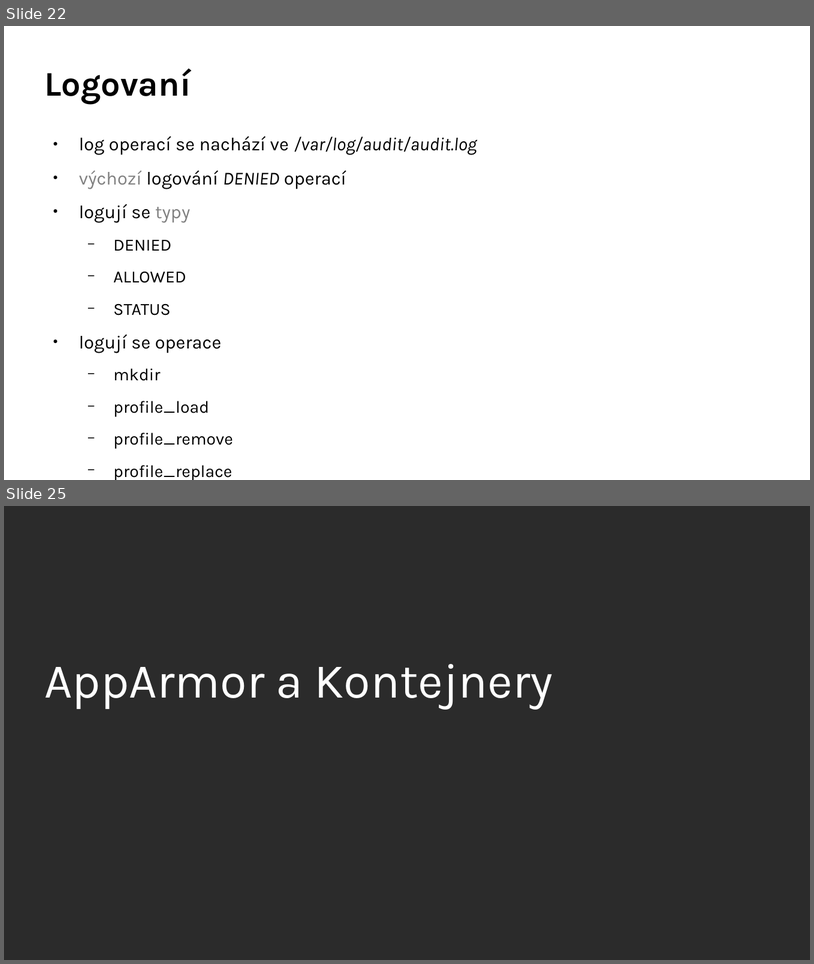
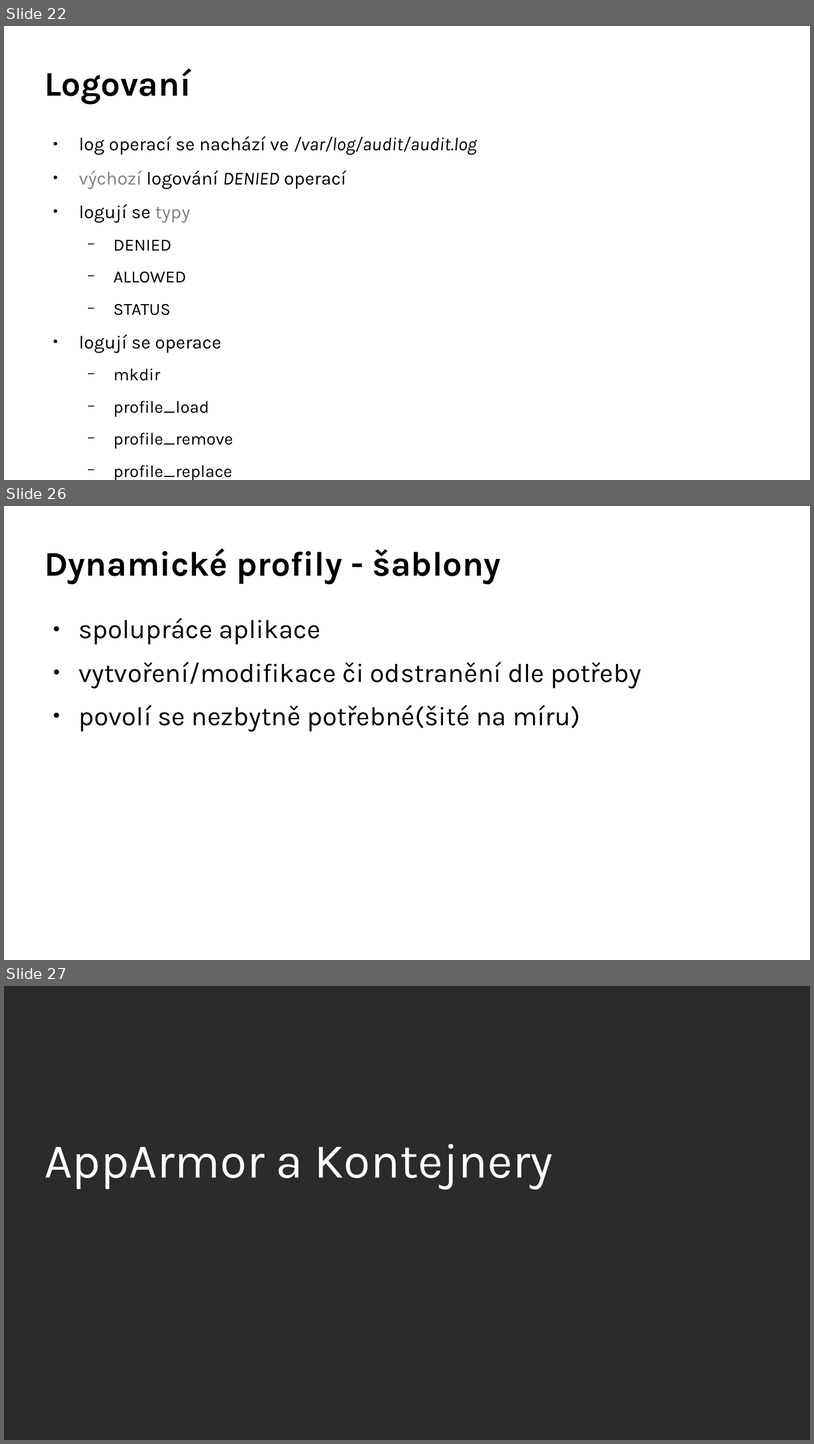
Before and after one commit to djz88/docs, a slide deck: apparmor/apparmor_openalt2017_extended.odp. Shown one above the other, each under a label of ours: slides 22 and 25 before the commit, slides 22, 26 and 27 after it; the slides between them are not shown. The pictures are 814x964 and 814x1444 pixels, drawn with LibreOffice and Linux fonts; fonts in the diff are those of the drawing; background and template pictures are left out; a plain dark background stands for a picture behind light text. Boxes give left, top, right and bottom in pixels: in the first picture for what was removed or moved away, otherwise in the second. Text is boxed around its words. In the diff, an @@ line names an element or a change of style, - is before the commit and + after.

```diff
--- a/apparmor/apparmor_openalt2017_extended.odp
+++ b/apparmor/apparmor_openalt2017_extended.odp
@@ slide 26 added at (4,506,810,960), background #FFFFFF @@
@@ title added at (44,549,501,584), 34 pt, text #000000, bold @@
+Dynamické profily - šablony
@@ text added at (79,618,642,732), 26 pt, text #000000 @@
+● spolupráce aplikace
+● vytvoření/modifikace či odstranění dle potřeby
+● povolí se nezbytně potřebné(šité na míru)
@@ what was slide 25 is now slide 27 @@
```
Also in this commit, not shown: 3 slides changed, 7 other slides added, 1 slide removed.
